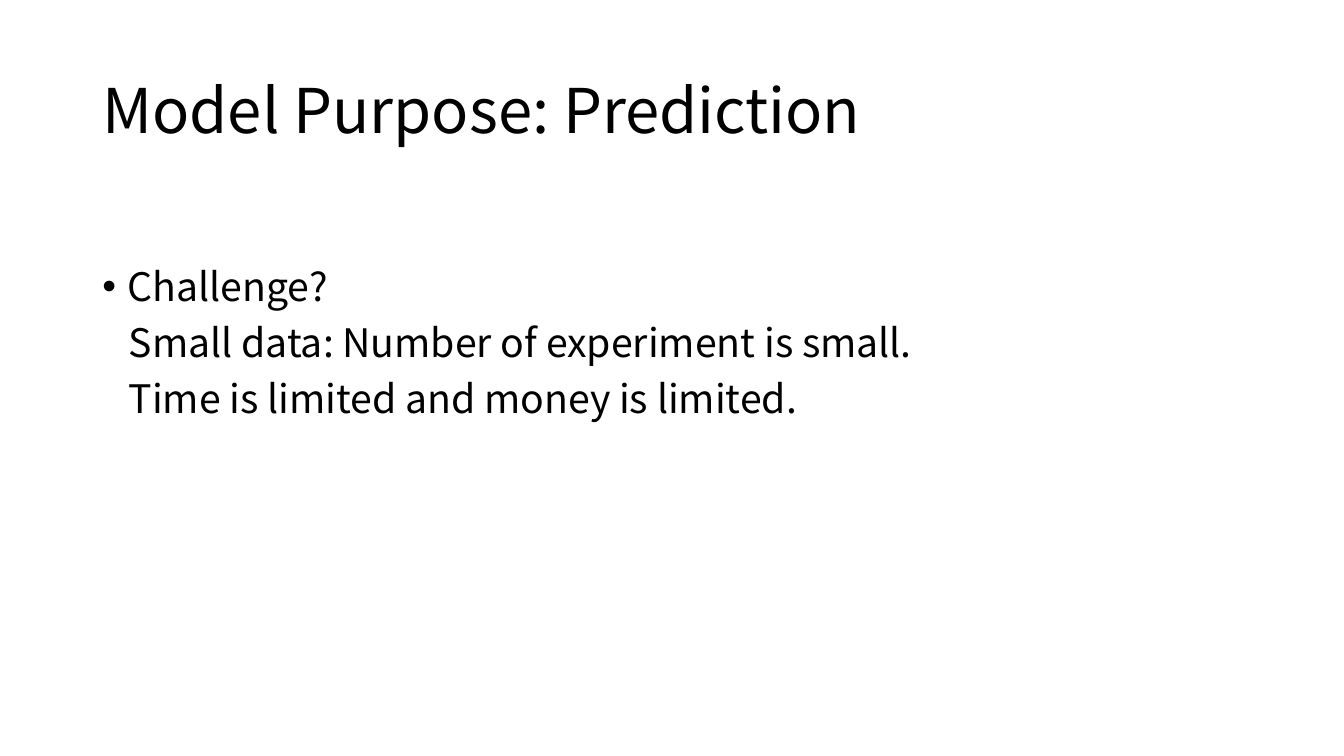
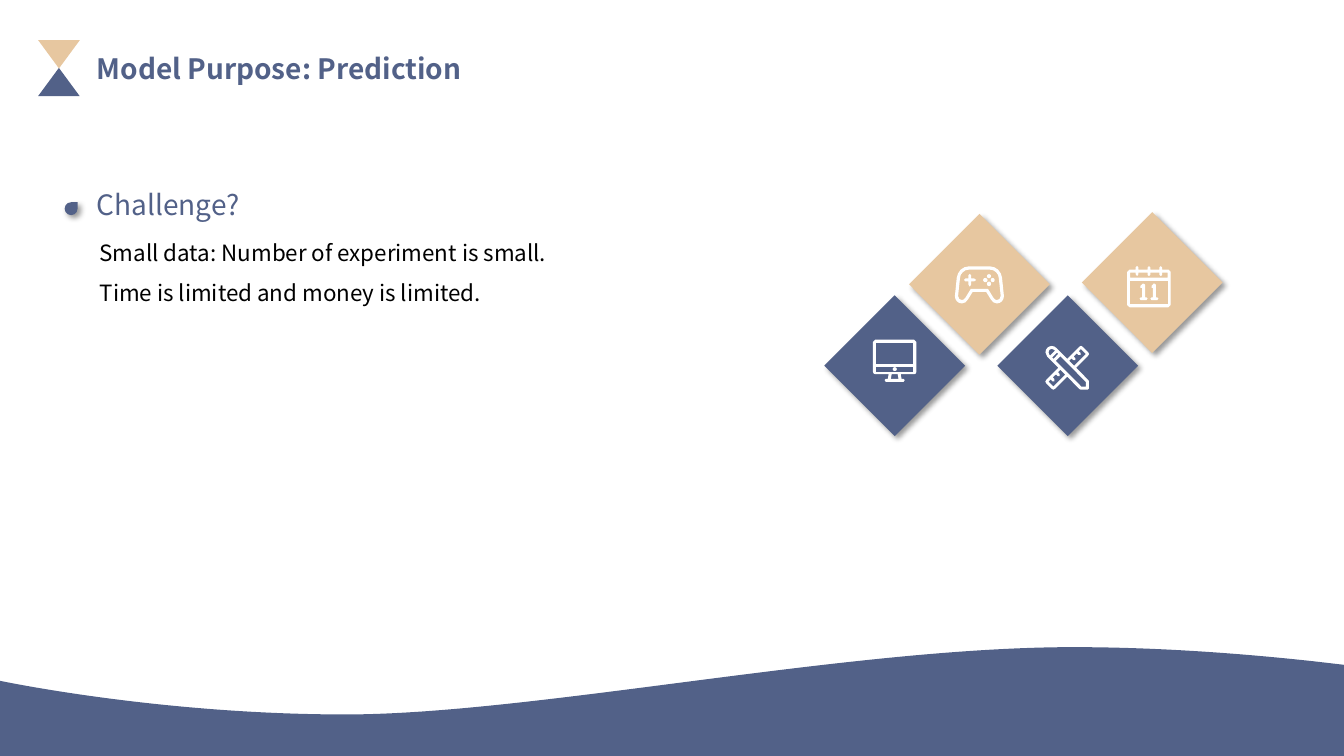
Before and after one commit to xanalee/lu_learning_materials, a slide deck: slide 3 of Statistics and Data Science in Practice/Model.pptx. Drawn at 1344x756 pixels with LibreOffice and Linux fonts; fonts in the diff are those of the drawing. Boxes give left, top, right and bottom in pixels: in the first picture for what was removed or moved away, otherwise in the second. Text is boxed around its words. In the diff, an @@ line names an element or a change of style, - is before the commit and + after.

Commit message:
2024-01-05 Friday push
1. 新增脚本Statistical Computing with R/Li_Xiang_SCwRexam.Rmd，附加产出文档Statistical Computing with R/Li_Xiang_SCwRexam.pdf、数据文档Statistical Computing with R/polls_poland.csv
2. 新增文档Statistics and Data Science in Practice/Model Part Summary.docx
3. 修改文档Statistics and Data Science in Practice/Model.pptx

```diff
--- a/Statistics and Data Science in Practice/Model.pptx
+++ b/Statistics and Data Science in Practice/Model.pptx
@@ triangle added at box(38, 40, 80, 69), fill #E7C7A0 @@
@@ text "Model Purpose: Prediction" at box(97, 56, 462, 85): size 44 to 20 pt, text colour #000000 to #526188, bold on; line spacing 0.9 to 1; vertical alignment middle to top @@
@@ triangle added at box(38, 68, 80, 96), fill #526188 @@
@@ teardrop added at box(65, 203, 78, 216), fill #526188 @@
@@ text added at box(97, 192, 240, 222), 20 pt, text #526188 @@
+Challenge?
@@ text "Small data: Number of experiment ...": place and size @@
-text "Small data: Number of experiment ..." at box(128, 269, 912, 422)
+text "Small data: Number of experiment ..." at box(100, 243, 547, 307)
@@ text "Small data: Number of experiment ..." at box(100, 243, 547, 307): size 28 to 16 pt; line spacing 0.9 to 1.5; less space between paragraphs @@
@@ text at box(128, 269, 328, 311): paragraph removed @@
-• Challenge?
@@ group added at box(825, 212, 1223, 437): 7 freeform shapes, 5 ellipses, 4 diamonds @@
@@ freeform shape added at box(0, 647, 1344, 756), fill #526188 @@
```
Also in this commit, not shown: 4 other slides changed, 1 slide added, 1 slide removed, 4 other files.
